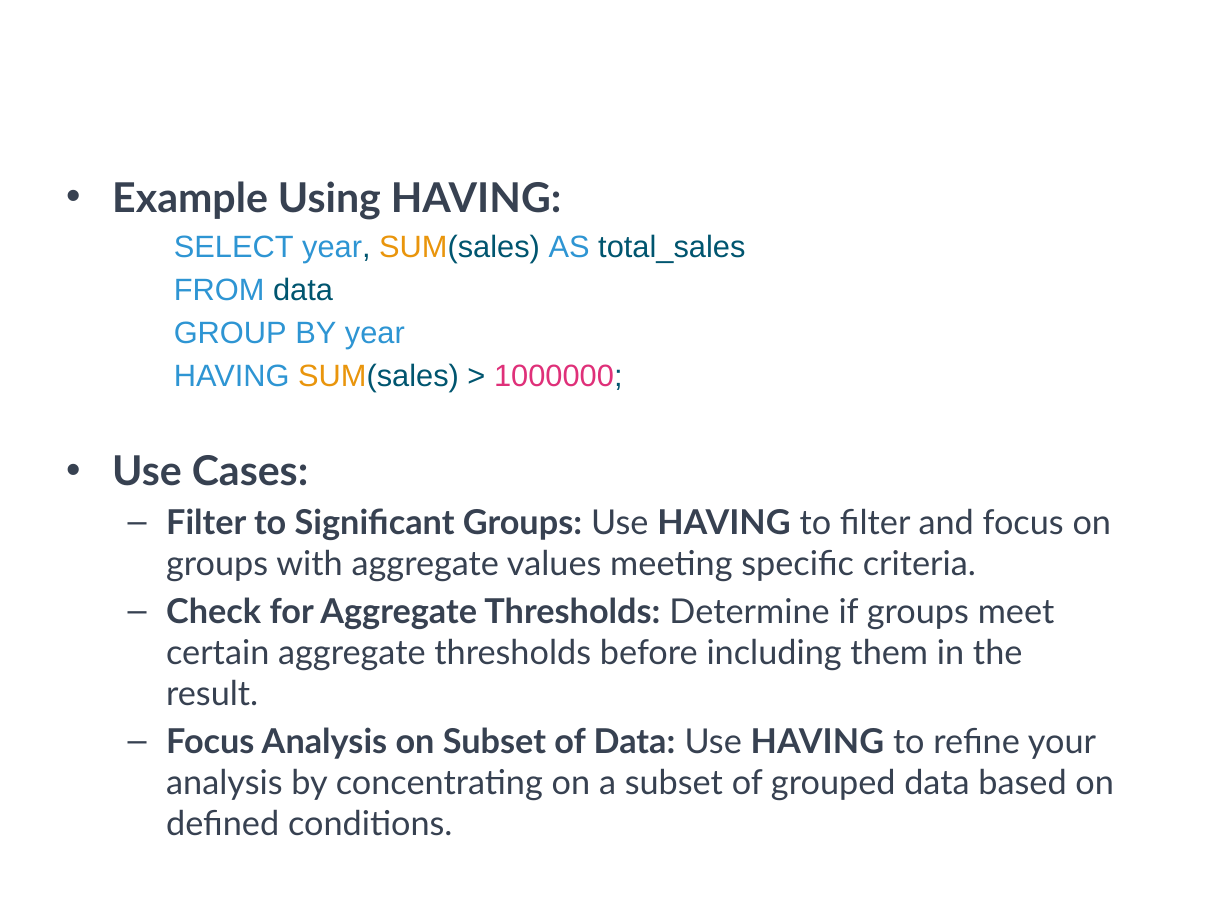
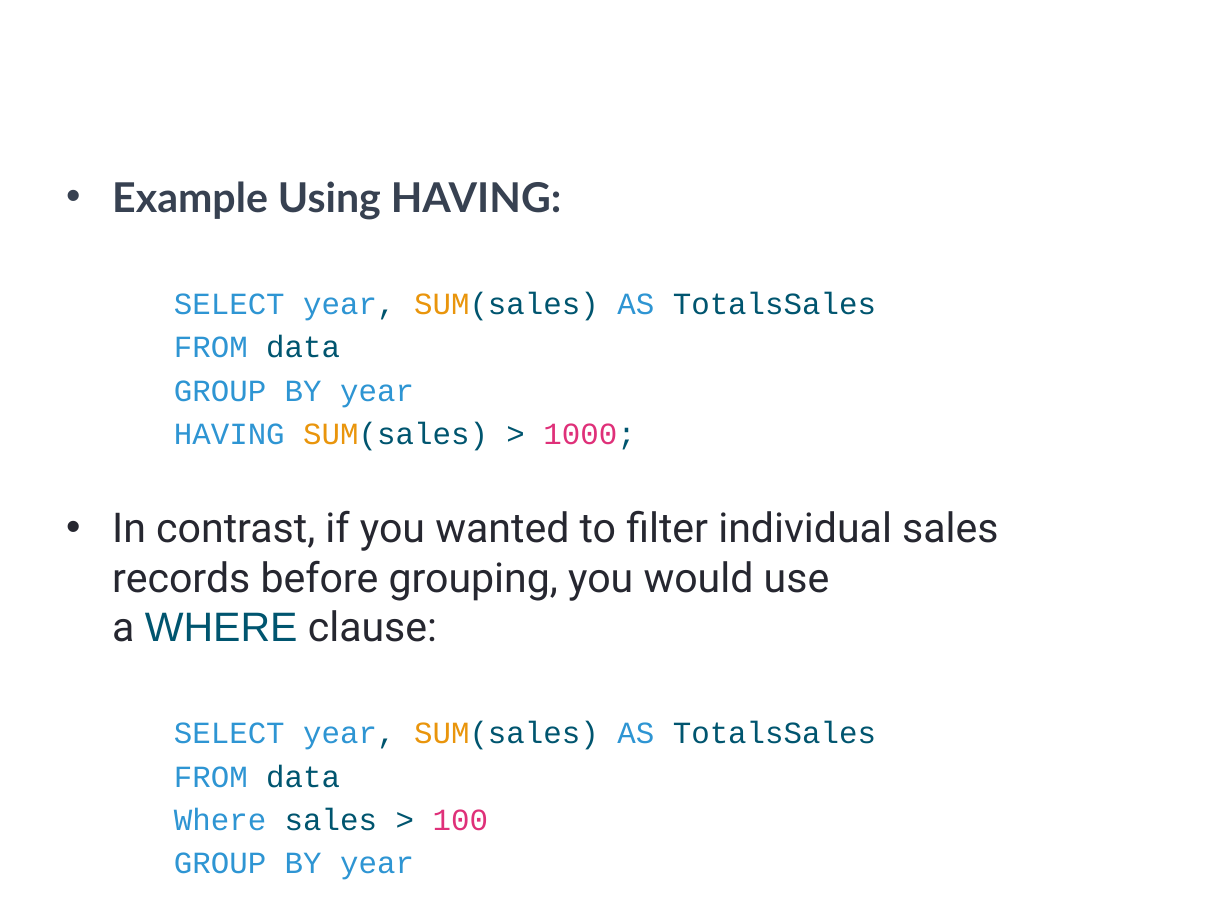
Before and after one commit to a099954/ABC-Program, a slide deck: slide 12 of SQL/Day 3 Aggregates/Aggregates.pptx (slide 22 before the commit). Drawn at 1232x924 pixels with LibreOffice and Linux fonts; fonts in the diff are those of the drawing; background and template pictures are left out. Boxes give left, top, right and bottom in pixels: in the first picture for what was removed or moved away, otherwise in the second. Text is boxed around its words. In the diff, an @@ line names an element or a change of style, - is before the commit and + after.

```diff
--- a/SQL/Day 3 Aggregates/Aggregates.pptx
+++ b/SQL/Day 3 Aggregates/Aggregates.pptx
@@ text at <box>174,292,876,321</box>: text changed; font Arial to Courier New @@
-    SELECT year, SUM(sales) AS total_sales
+    SELECT year, SUM(sales) AS TotalsSales
@@ text at <box>174,335,414,408</box>: font Arial to Courier New in "FROM data", "GROUP BY year" @@
@@ text at <box>112,422,998,880</box>: text changed; size 20 to 24 pt; font Lato to Courier New; text colour #374151 to #262730 @@
-    HAVING SUM(sales) > 1000000;
-• Use Cases:
-  – Filter to Significant Groups: Use HAVING to filter and focus on groups with aggregate values meeting specific criteria.
-  – Check for Aggregate Thresholds: Determine if groups meet certain aggregate thresholds before including them in the result.
-  – Focus Analysis on Subset of Data: Use HAVING to refine your analysis by concentrating on a subset of grouped data based on defined conditions.
+    HAVING SUM(sales) > 1000;
+• In contrast, if you wanted to filter individual sales records before grouping, you would use a WHERE clause:
+    SELECT year, SUM(sales) AS TotalsSales
+    FROM data
+    Where sales > 100
+    GROUP BY year
```
Also in this commit, not shown: 12 other slides changed, 4 slides added, 14 slides removed, 7 other files.
